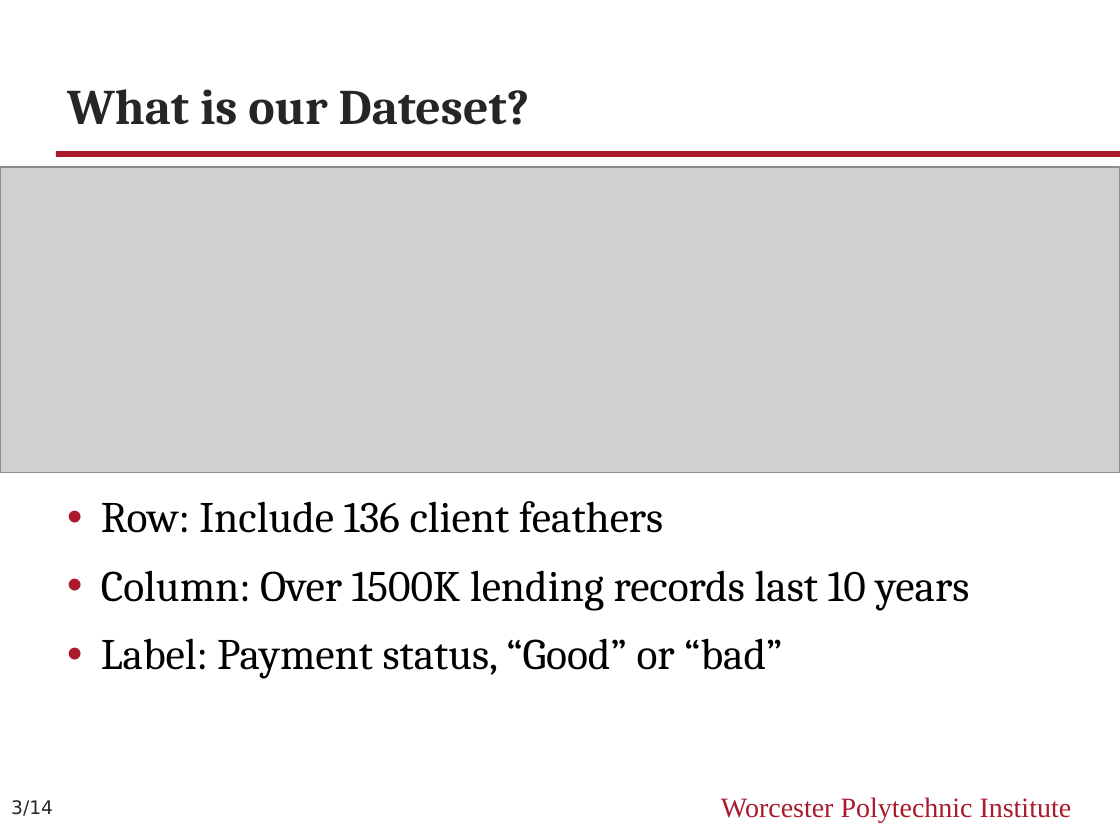
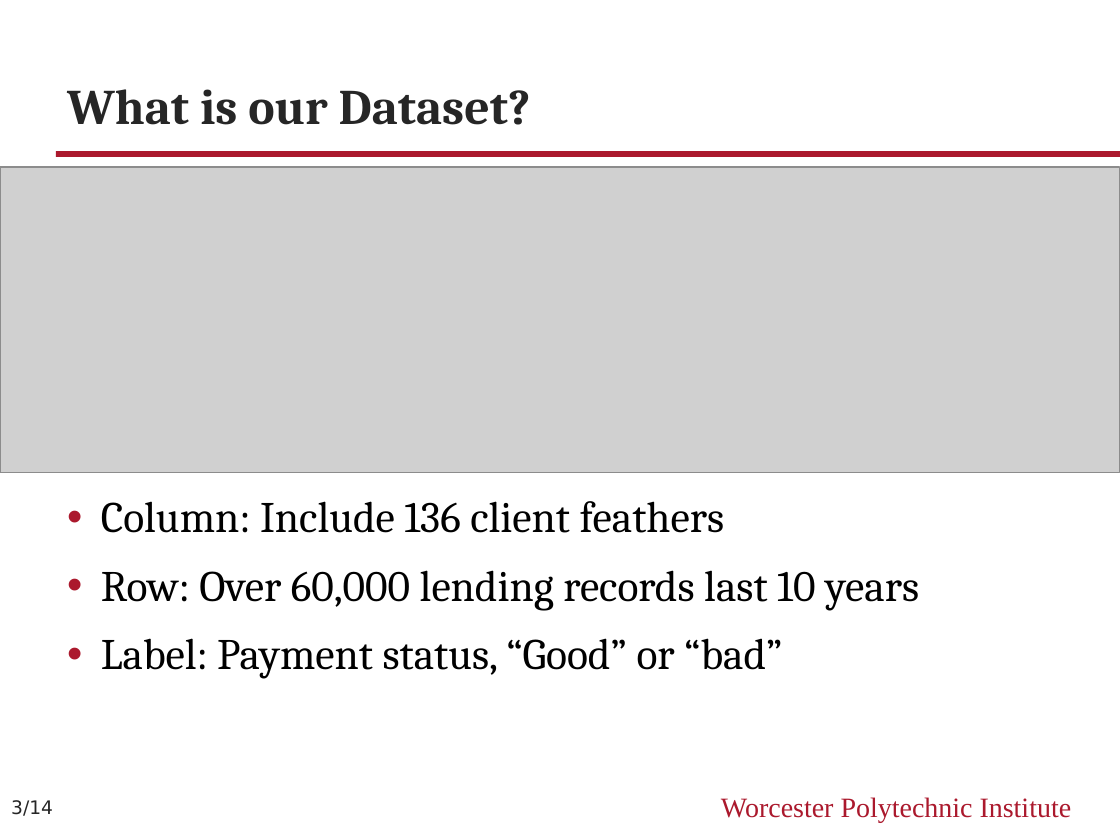
Before and after one commit to WPI-CS539/LendingClub, a slide deck: slide 3 of CS539ML_Final_Presentation.pptx. Drawn at 1120x840 pixels with LibreOffice and Linux fonts; fonts in the diff are those of the drawing; grey boxes stand for pictures. Boxes give left, top, right and bottom in pixels: in the first picture for what was removed or moved away, otherwise in the second. Text is boxed around its words. In the diff, an @@ line names an element or a change of style, - is before the commit and + after.

```diff
--- a/CS539ML_Final_Presentation.pptx
+++ b/CS539ML_Final_Presentation.pptx
@@ title at box(67, 89, 531, 125): text changed @@
-What is our Dateset?
+What is our Dataset?
@@ text at box(101, 501, 919, 611): text changed @@
-• Row: Include 136 client feathers
-• Column: Over 1500K lending records last 10 years
+• Column: Include 136 client feathers
+• Row: Over 60,000 lending records last 10 years
```
Also in this commit, not shown: 1 other slide changed, 4 slides added, 1 slide removed.
